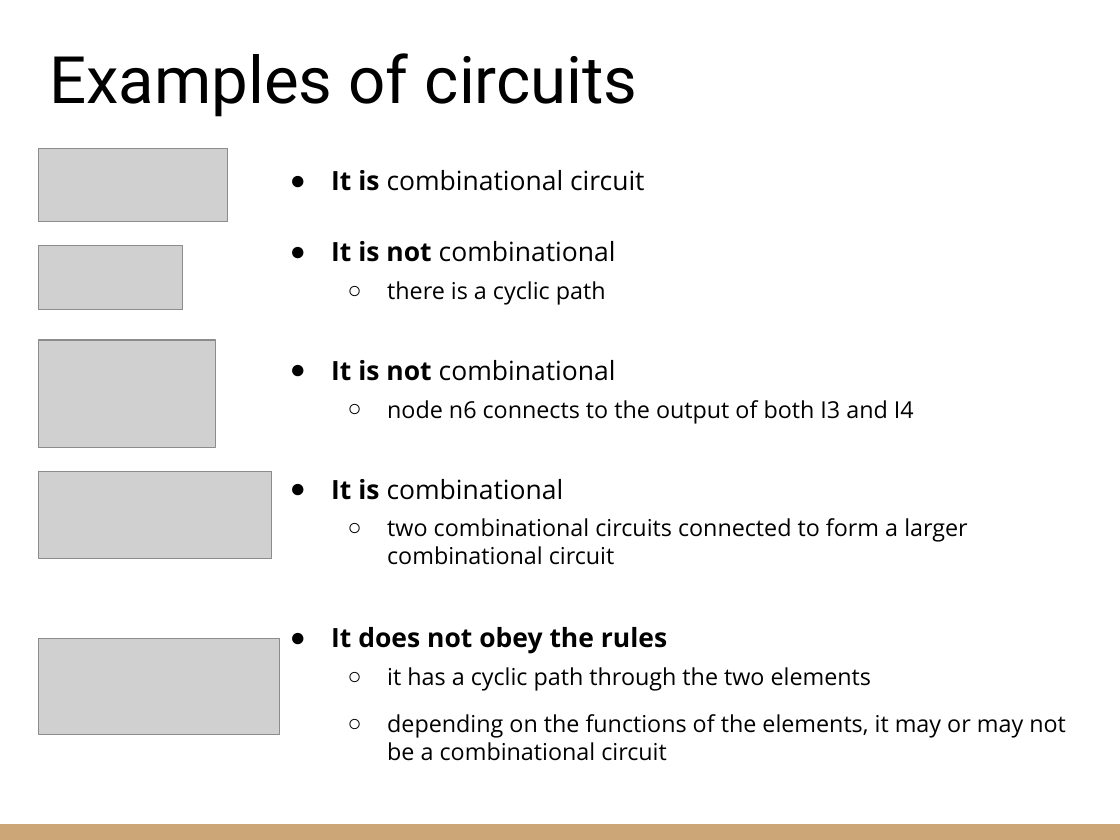
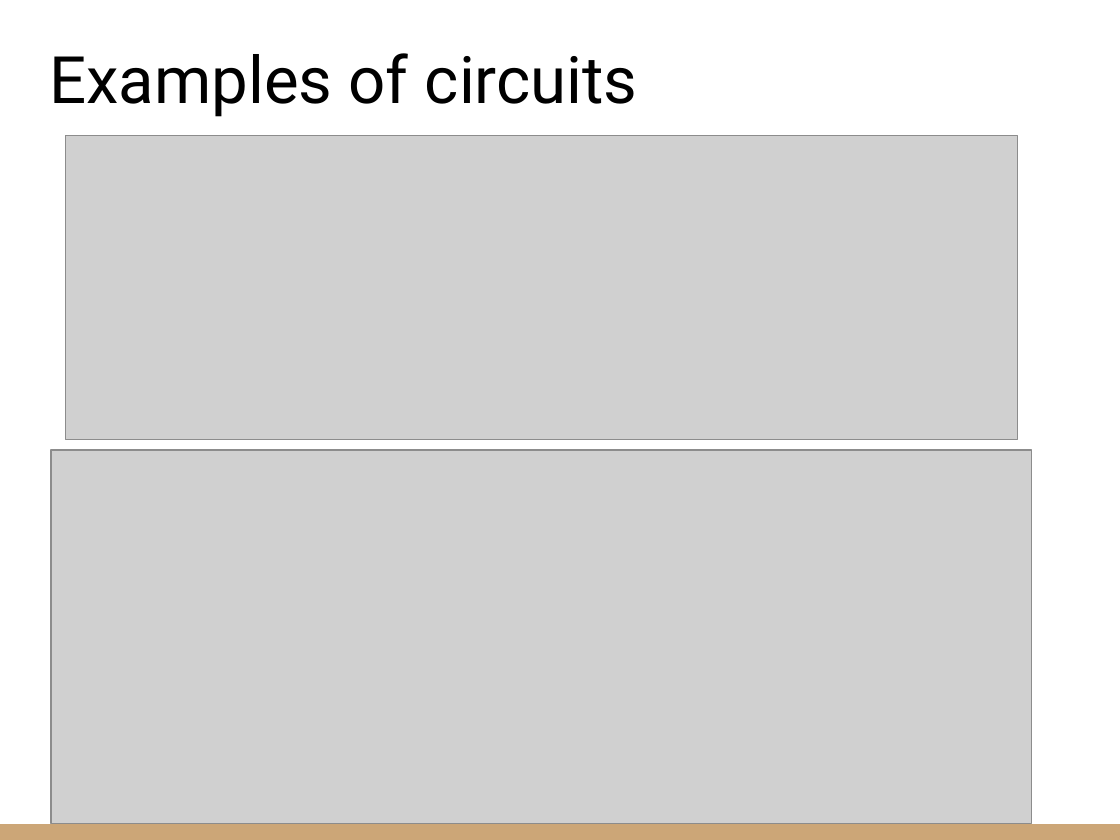
Before and after one commit to riccardoberta/esd, a slide deck: slide 15 of 03 - Logic Gates and Circuits/slides.pptx. Drawn at 1120x840 pixels with LibreOffice and Linux fonts; fonts in the diff are those of the drawing; grey boxes stand for pictures. Boxes give left, top, right and bottom in pixels: in the first picture for what was removed or moved away, otherwise in the second. Text is boxed around its words. In the diff, an @@ line names an element or a change of style, - is before the commit and + after.

Commit message:
Logic gates and circuits

```diff
--- a/03 - Logic Gates and Circuits/slides.pptx
+++ b/03 - Logic Gates and Circuits/slides.pptx
@@ picture removed at (x1=38, y1=149, x2=227, y2=222) @@
@@ picture added at (x1=65, y1=136, x2=1017, y2=439) @@
@@ text removed at (x1=331, y1=170, x2=1066, y2=761) @@
-● It is combinational circuit
-● It is not combinational
-  ○ there is a cyclic path
-● It is not combinational
-  ○ node n6 connects to the output of both I3 and I4
-● It is combinational
-  ○ two combinational circuits connected to form a larger combinational circuit
-● It does not obey the rules
-  ○ it has a cyclic path through the two elements
-  ○ depending on the functions of the elements, it may or may not be a combinational circuit
@@ picture removed at (x1=38, y1=245, x2=183, y2=309) @@
@@ picture removed at (x1=38, y1=340, x2=215, y2=448) @@
@@ picture removed at (x1=38, y1=472, x2=271, y2=559) @@
@@ picture added at (x1=50, y1=450, x2=1030, y2=823) @@
@@ picture removed at (x1=38, y1=638, x2=279, y2=735) @@
```
Also in this commit, not shown: 10 other slides changed, 3 slides removed, 5 other files.
